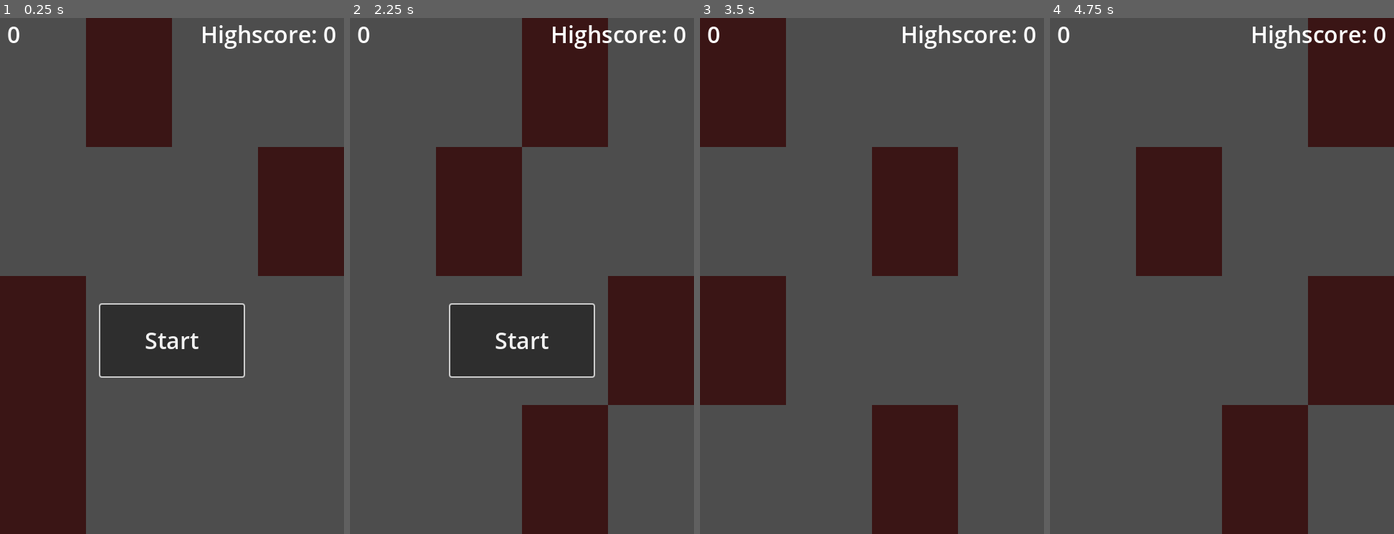
Above: before the commit, frames 1-4 (left to right).
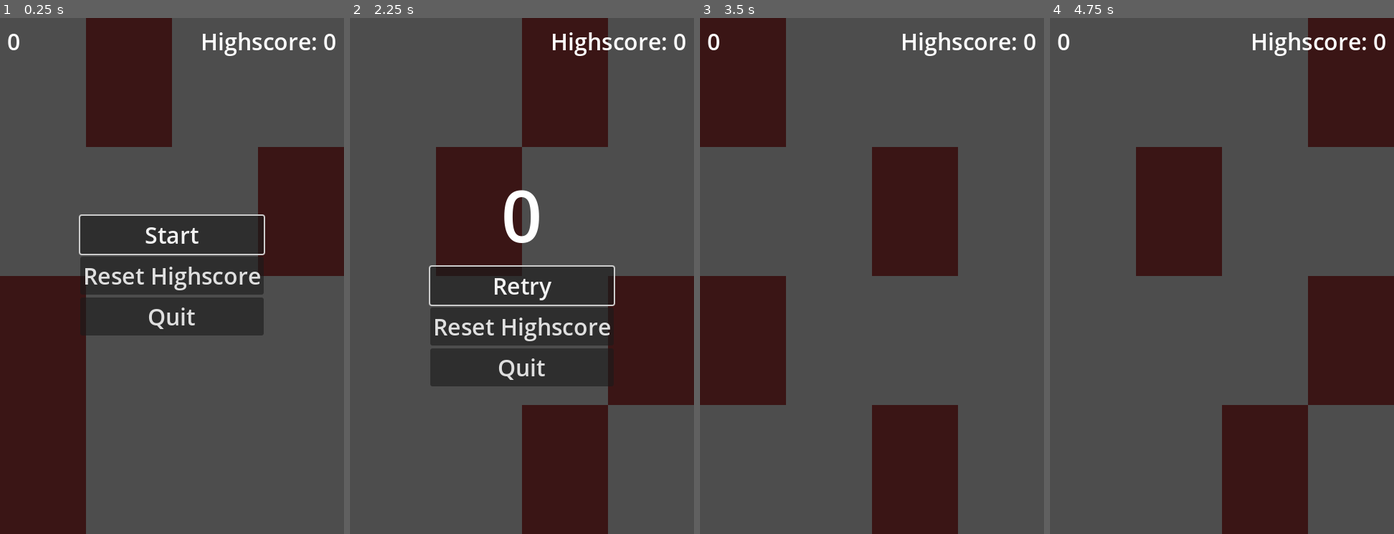
Above: after the commit, the same moments.

Repository: mariusz-tang/godot-piano-tiles
Game: Godot game, scene res://scenes/main.tscn
Same seed, same stepped clock (60 frames per second), same inputs: the game is played once before the commit and once after it.
Inputs (mouse positions are in pixels of both pictures, inside the frame that each line leads up to):
- Up to frame 1 (0.25 s): no input
- Up to frame 2 (2.25 s): click (522, 276) at 0.5 s, where only the run after the commit has a clickable "Reset Highscore"; click "Start" at 1.25 s; tap Enter at 2 s; tap D (tile_1) at 2.1 s
- Up to frame 3 (3.5 s): click "Start" (after the commit: "Retry") at 2.75 s
- Up to frame 4 (4.75 s): tap Space at 3.5 s; tap F (tile_2) at 3.6 s; click "Start" (after the commit: "Retry") at 4.25 s

The runs differ from the first frame. In frame 1, 14% of the frame differs, in the area x 2-98%, y 1-70%; in frame 2, 8.6%; in frame 3, 0.9%; in frame 4, 0.9%.

Commit message:
Add full menu
- Add reset highscore and quit buttons
- Display "retry" instead of "start" as appropriate
- Display the score in big font on loss

Diff:
--- a/scenes/hud.gd
+++ b/scenes/hud.gd
@@ -1,11 +1,15 @@
 class_name HUD
-extends CanvasLayer
+extends Control
 
 signal start_pressed
+signal reset_highscore_pressed
+signal quit_pressed
 
+@export var _menu: Container
+@export var _start_button: Button
+@export var _final_score_label: Label
 @export var _score_label: Label
 @export var _highscore_label: Label
-@export var _start_button: Button
 
 
 func update_scores(score: int, highscore: int) -> void:
@@ -13,11 +17,42 @@
 	_highscore_label.text = "Highscore: " + str(highscore)
 
 
+## Show the menu and focus the start button.
+func show_menu() -> void:
+	_start_button.text = "Start"
+	_set_show_big_score(false)
+	_menu.show()
+	_start_button.grab_focus()
+
+
+## Similar to [method HUD.show_menu] but show "Retry" instead of "Start" and
+## display the score achieved.
+func show_fail_menu(final_score: int) -> void:
+	_start_button.text = "Retry"
+	_final_score_label.text = str(final_score)
+	_set_show_big_score(true)
+	_menu.show()
+	_start_button.grab_focus()
+
+
+func _set_show_big_score(value: bool) -> void:
+	if value:
+		_final_score_label.show()
+		_score_label.hide()
+	else:
+		_final_score_label.hide()
+		_score_label.show()
+
+
 func _on_start_button_pressed() -> void:
-	_start_button.hide()
+	_menu.hide()
+	_set_show_big_score(false)
 	start_pressed.emit()
 
 
-func show_start() -> void:
-	_start_button.show()
-	_start_button.grab_focus()
+func _on_reset_highscore_button_pressed() -> void:
+	reset_highscore_pressed.emit()
+
+
+func _on_quit_button_pressed() -> void:
+	quit_pressed.emit()
--- a/scenes/hud.tscn
+++ b/scenes/hud.tscn
@@ -2,43 +2,63 @@
 
 [ext_resource type="Script" path="res://scenes/hud.gd" id="1_4caqb"]
 
-[node name="HUD" type="CanvasLayer" node_paths=PackedStringArray("_score_label", "_highscore_label", "_start_button")]
+[node name="HUD" type="MarginContainer" node_paths=PackedStringArray("_menu", "_start_button", "_final_score_label", "_score_label", "_highscore_label")]
+offset_right = 480.0
+offset_bottom = 720.0
+theme_override_constants/margin_left = 10
+theme_override_constants/margin_top = 10
+theme_override_constants/margin_right = 10
+theme_override_constants/margin_bottom = 10
 script = ExtResource("1_4caqb")
+_menu = NodePath("Menu")
+_start_button = NodePath("Menu/StartButton")
+_final_score_label = NodePath("Menu/FinalScoreLabel")
 _score_label = NodePath("ScoreLabel")
 _highscore_label = NodePath("HighscoreLabel")
-_start_button = NodePath("StartButton")
 
 [node name="ScoreLabel" type="Label" parent="."]
-offset_left = 10.0
-offset_right = 50.0
-offset_bottom = 45.0
+layout_mode = 2
+size_flags_horizontal = 0
+size_flags_vertical = 0
 theme_override_font_sizes/font_size = 32
 text = "0"
 
 [node name="HighscoreLabel" type="Label" parent="."]
-anchors_preset = 1
-anchor_left = 1.0
-anchor_right = 1.0
-offset_left = -200.0
-offset_right = -10.0
-offset_bottom = 45.0
-grow_horizontal = 0
+layout_mode = 2
+size_flags_horizontal = 8
+size_flags_vertical = 0
 theme_override_font_sizes/font_size = 32
 text = "Highscore: 0"
 
-[node name="StartButton" type="Button" parent="."]
-anchors_preset = 7
-anchor_left = 0.5
-anchor_top = 1.0
-anchor_right = 0.5
-anchor_bottom = 1.0
-offset_left = -100.0
-offset_top = -320.0
-offset_right = 100.0
-offset_bottom = -220.0
-grow_horizontal = 2
-grow_vertical = 0
+[node name="Menu" type="VBoxContainer" parent="."]
+layout_mode = 2
+size_flags_horizontal = 4
+size_flags_vertical = 4
+
+[node name="FinalScoreLabel" type="Label" parent="Menu"]
+visible = false
+layout_mode = 2
+size_flags_horizontal = 4
+theme_override_font_sizes/font_size = 100
+
+[node name="StartButton" type="Button" parent="Menu"]
+layout_mode = 2
+size_flags_vertical = 4
 theme_override_font_sizes/font_size = 32
 text = "Start"
 
-[connection signal="pressed" from="StartButton" to="." method="_on_start_button_pressed"]
+[node name="ResetHighscoreButton" type="Button" parent="Menu"]
+layout_mode = 2
+size_flags_vertical = 4
+theme_override_font_sizes/font_size = 32
+text = "Reset Highscore"
+
+[node name="QuitButton" type="Button" parent="Menu"]
+layout_mode = 2
+size_flags_vertical = 4
+theme_override_font_sizes/font_size = 32
+text = "Quit"
+
+[connection signal="pressed" from="Menu/StartButton" to="." method="_on_start_button_pressed"]
+[connection signal="pressed" from="Menu/ResetHighscoreButton" to="." method="_on_reset_highscore_button_pressed"]
+[connection signal="pressed" from="Menu/QuitButton" to="." method="_on_quit_button_pressed"]
--- a/scenes/main.gd
+++ b/scenes/main.gd
@@ -27,18 +27,21 @@
 
 func _ready() -> void:
 	score_changed.connect(_hud.update_scores)
-	game_over.connect(_hud.show_start)
+	game_over.connect(func() -> void: _hud.show_fail_menu(_score))
 	_hud.start_pressed.connect(_start_game)
+	_hud.reset_highscore_pressed.connect(_reset_highscore)
+	_hud.quit_pressed.connect(get_tree().quit)
 
 	_game.good_press.connect(_add_point)
 	_game.bad_press.connect(_game_over)
 	_game.generate()
 
 	_load_highscore()
-	_hud.show_start()
+	_hud.show_menu()
 
 
 func _start_game() -> void:
+	_score = 0
 	_game.play(true)
 
 
@@ -49,10 +52,15 @@
 
 func _game_over() -> void:
 	_save_highscore()
-	_score = 0
 	_game.pause()
 	_play_sound(_fail_sound)
 	game_over.emit()
+
+
+func _reset_highscore() -> void:
+	_highscore = 0
+	_save_highscore()
+	score_changed.emit(_score, _highscore)
 
 
 func _play_sound(sound: AudioStream) -> void:
--- a/scenes/main.tscn
+++ b/scenes/main.tscn
@@ -14,10 +14,10 @@
 _success_sound = ExtResource("4_6sjgw")
 _fail_sound = ExtResource("4_xk2mg")
 
-[node name="HUD" parent="." instance=ExtResource("3_6uwua")]
-
 [node name="TilePressAudioPlayer" type="AudioStreamPlayer2D" parent="."]
 stream = ExtResource("4_6sjgw")
 volume_db = 1.37
 
 [node name="Game" parent="." instance=ExtResource("5_5c33q")]
+
+[node name="HUD" parent="." instance=ExtResource("3_6uwua")]
Not shown, changed: .gdlintrc
